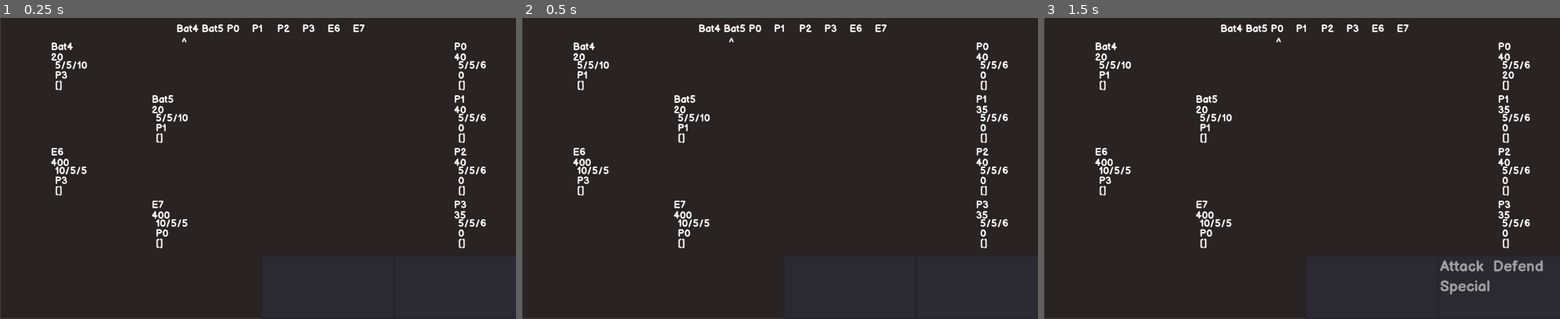
Above: before the commit, frames 1-3 (left to right).
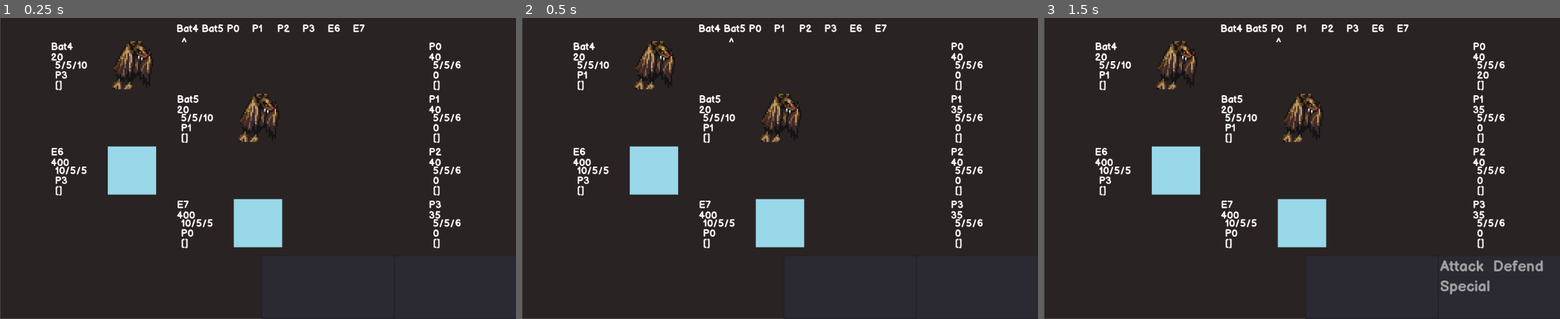
Above: after the commit, the same moments.

Repository: notMSB/shatterblade
Game: Godot game, scene res://src/Project/Battle.tscn
The game is run twice, just before and just after one commit, with the same random seed, the same clock (stepped at 60 frames per second) and the same inputs.
Inputs:
- Up to frame 1 (0.25 s): no input
- Up to frame 2 (0.5 s): no input
- Up to frame 3 (1.5 s): tap Enter at 1.25 s

The runs differ from the first frame. In frame 1, 6.6% of the frame differs, in the area x 20-95%, y 7-77%; in frame 2, 6.6%; in frame 3, 6.6%.

Commit message:
enemy sprite display

Diff:
--- a/src/Project/Battle.gd
+++ b/src/Project/Battle.gd
@@ -44,7 +44,8 @@
 			if opponents.size() > i - partyNum:
 				var enemy = $Enemies.enemyList[opponents[i - partyNum]]
 				createdUnit.callv("make_stats", enemy["stats"])
-				createdUnit.name = str(opponents[i - partyNum], String(i))
+				createdUnit.identity = str(opponents[i - partyNum])
+				createdUnit.name = str(createdUnit.identity, String(i))
 			else:
 				createdUnit.callv("make_stats", [400, 10, 5, 5])
 				createdUnit.name = str("E", String(i))
--- a/src/Project/UI/BattleUI.gd
+++ b/src/Project/UI/BattleUI.gd
@@ -7,7 +7,7 @@
 const UNITYSTART = 50
 const POINTERSTART = 10
 
-const XINCREMENT = 200
+const XINCREMENT = 250
 const YINCREMENT = 105
 
 const ORDERYSTART = 10
@@ -33,8 +33,15 @@
 		display.get_node("HP").text += "[" + String(unit.shield) + "]"
 	display.get_node("Stats").text = String(unit.strength) + "/" + String(unit.defense) + "/" + String(unit.speed)
 
+	if !unit.isPlayer:
+		display.get_node("Sprite").visible = true
+		var spritePath = str("res://src/Assets/", unit.identity, ".png")
+		var tempFile = File.new()
+		if(tempFile.file_exists(spritePath)):
+			display.get_node("Sprite").texture = load(spritePath)
+
 	if unit.isPlayer:
-		display.position.x = UNITXSTART + 4 * XINCREMENT
+		display.position.x = UNITXSTART + 3 * XINCREMENT
 		display.position.y = UNITYSTART + YINCREMENT * playerCount
 		playerCount += 1
 	else:
--- a/src/Project/UI/UnitUI.tscn
+++ b/src/Project/UI/UnitUI.tscn
@@ -1,9 +1,8 @@
-[gd_scene load_steps=4 format=2]
+[gd_scene load_steps=5 format=2]
 
 [ext_resource path="res://src/Fonts/BalsamiqSans-Bold.ttf" type="DynamicFontData" id=1]
 [ext_resource path="res://src/Project/UI/UnitUI.gd" type="Script" id=2]
-
-
+[ext_resource path="res://src/Assets/test.png" type="Texture" id=3]
 
 [sub_resource type="DynamicFont" id=1]
 size = 20
@@ -16,11 +15,17 @@
 visible = false
 margin_left = -36.0
 margin_top = -1.0
-margin_right = 74.0
+margin_right = 212.0
 margin_bottom = 105.0
 __meta__ = {
 "_edit_use_anchors_": false
 }
+
+[node name="Sprite" type="Sprite" parent="."]
+visible = false
+position = Vector2( 113, 0 )
+texture = ExtResource( 3 )
+centered = false
 
 [node name="Name" type="Label" parent="."]
 margin_right = 40.0
--- a/src/Project/Units/Enemy.gd
+++ b/src/Project/Units/Enemy.gd
@@ -2,6 +2,7 @@
 
 var storedAction
 var storedTarget
+var identity
 
 func _ready():
 	isPlayer = false
--- a/src/Units/Enemies.gd
+++ /dev/null
@@ -1,5 +0,0 @@
-extends Node
-
-var enemyList = {
-	"Bat": {"stats": [20, 5, 5, 10]}
-}
--- a/src/Units/Enemy.gd
+++ /dev/null
@@ -1,7 +0,0 @@
-extends "res://src/Units/Unit.gd"
-
-var storedAction
-var storedTarget
-
-func _ready():
-	isPlayer = false
--- a/src/Units/Enemy.tscn
+++ /dev/null
@@ -1,6 +0,0 @@
-[gd_scene load_steps=2 format=2]
-
-[ext_resource path="res://src/Units/Enemy.gd" type="Script" id=1]
-
-[node name="Enemy" type="Node2D"]
-script = ExtResource( 1 )
--- a/src/Units/Player.gd
+++ /dev/null
@@ -1,9 +0,0 @@
-extends "res://src/Units/Unit.gd"
-
-var equipment = {"Weapon": "", "Armor": "", "Accessory": ""}
-var items = {"Rock": 2, "Herb": 1, "Toxic Salve": 1}
-var spells = ["Lightning Bolt"]
-var charges = [10, 1, 1]
-
-func _ready():
-	isPlayer = true
--- a/src/Units/Player.tscn
+++ /dev/null
@@ -1,6 +0,0 @@
-[gd_scene load_steps=2 format=2]
-
-[ext_resource path="res://src/Units/Player.gd" type="Script" id=1]
-
-[node name="Player" type="Node2D"]
-script = ExtResource( 1 )
--- a/src/Units/Unit.gd
+++ /dev/null
@@ -1,69 +0,0 @@
-extends Node2D
-
-var isPlayer
-var maxHealth
-var strength
-var defense
-var speed
-
-var currentHealth
-var ap = 0
-var maxap = 100
-var shield = 0
-
-var ui #set in battle function
-
-var statuses = []
-
-var specials = ["Turtle Up"]
-
-func make_stats(hp, atk, def, spd):
-	maxHealth = hp
-	currentHealth = maxHealth
-	strength = atk
-	defense = def
-	speed = spd
-
-func take_damage(damageVal):
-	if shield > 0:
-		if shield - damageVal > 0:
-			shield -= damageVal
-			damageVal = 0
-		else:
-			damageVal -= shield
-			shield = 0
-	if shield <= 0:
-		currentHealth -= floor(max(1, damageVal))
-	update_hp()
-	if currentHealth <= 0:
-		ui.visible = false
-
-func heal(healVal):
-	currentHealth = min(maxHealth, currentHealth + healVal)
-	update_hp()
-	if currentHealth <= 0:
-		ui.visible = false
-
-func update_hp():
-	ui.get_node("HP").text = String(currentHealth)
-	if shield > 0:
-		ui.get_node("HP").text += "[" + String(shield) + "]"
-
-func update_ap(change):
-	ap = min(ap + change, maxap)
-	ui.get_node("Info").text = String(ap)
-
-func update_info(text):
-	ui.get_node("Info").text = String(text)
-
-func update_status_ui():
-	var text = ""
-	for category in statuses:
-		for status in category:
-			#print(status["name"][0])
-			text += status["name"][0] + status["name"][1]
-			if status.has("value"):
-				text += "[" + String(status["value"]) + "]"
-			text += "\n"
-	if text == "": text = "[]"
-	ui.get_node("Statuses").text = text
--- a/src/Units/Unit.tscn
+++ /dev/null
@@ -1,6 +0,0 @@
-[gd_scene load_steps=2 format=2]
-
-[ext_resource path="res://src/Units/Unit.gd" type="Script" id=1]
-
-[node name="Unit" type="Node2D"]
-script = ExtResource( 1 )
Binary file added: src/Assets/Bat.png
Not shown, added: src/Assets/Bat.png.import
Binary file added: src/Assets/test.png
Not shown, added: src/Assets/test.png.import
